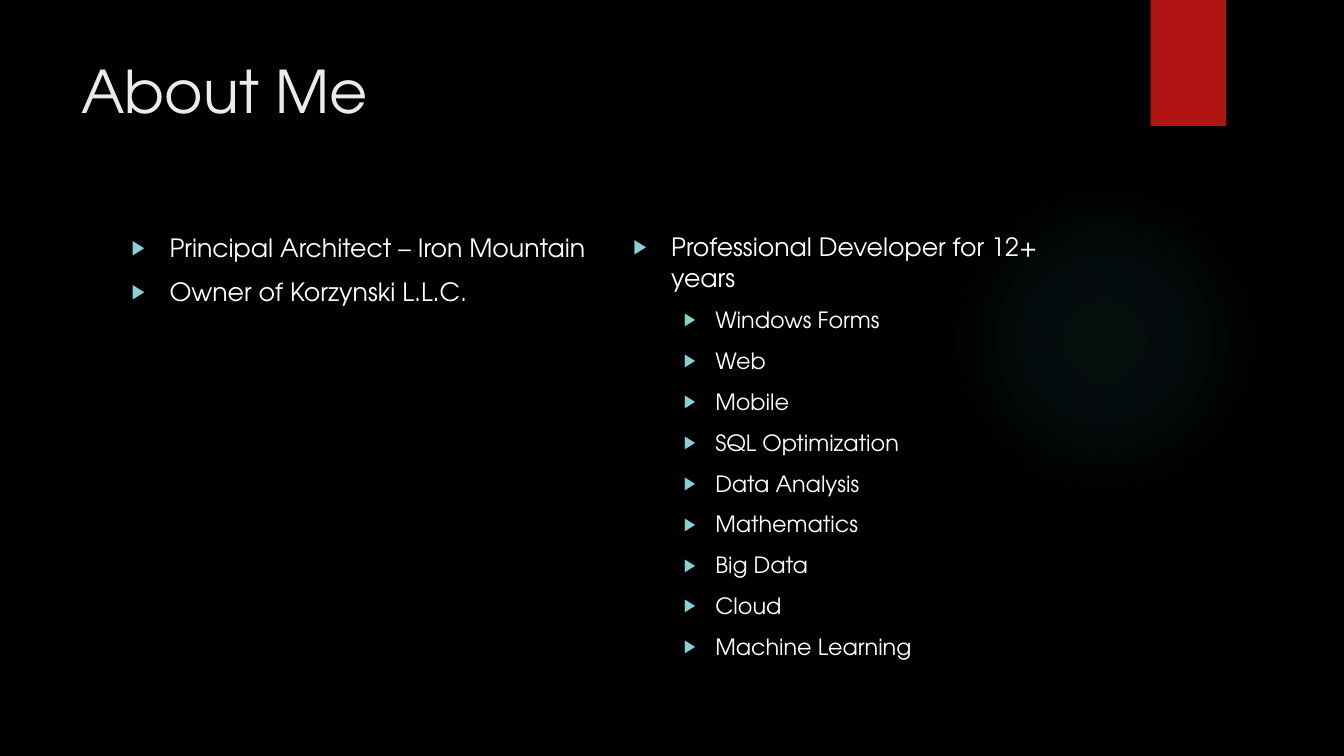
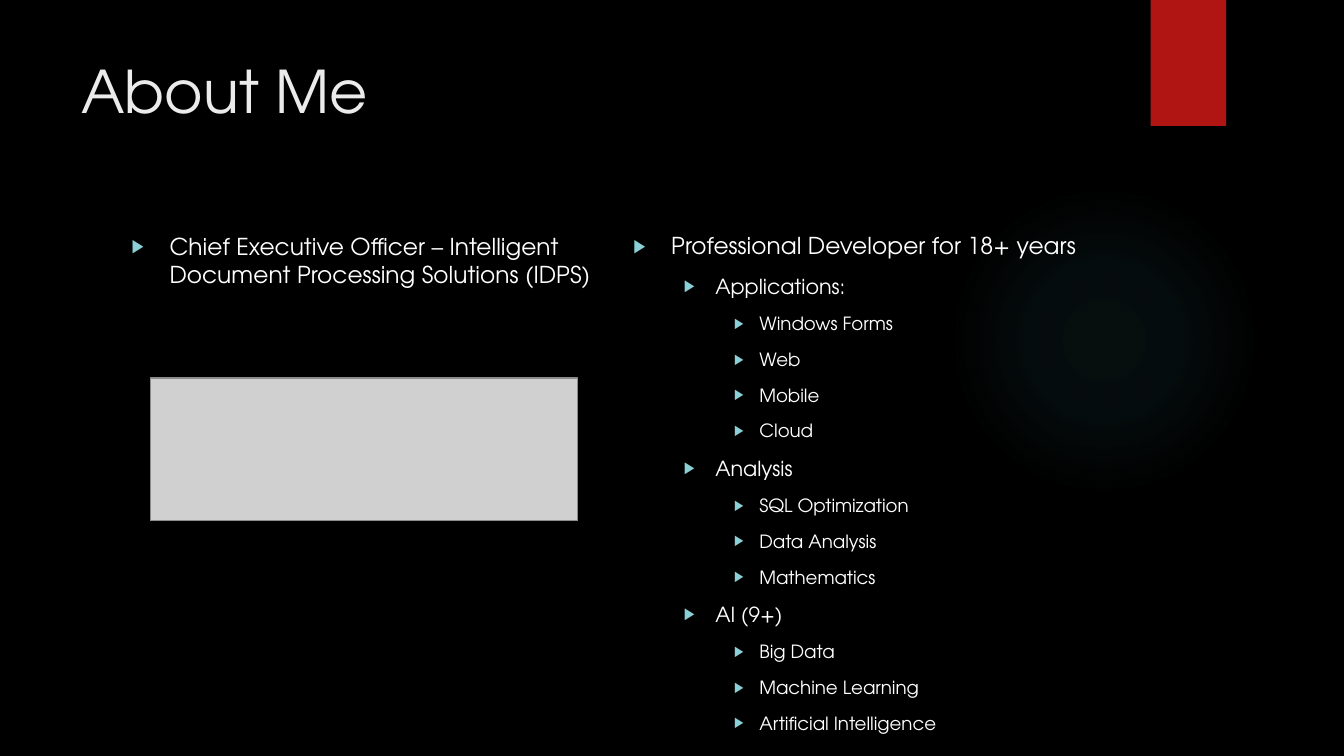
Before and after one commit to korz/ml-in-csharp, a slide deck: slide 2 of Slides.pptx. Drawn at 1344x756 pixels with LibreOffice and Linux fonts; fonts in the diff are those of the drawing; grey boxes stand for pictures; background and template pictures are left out. Boxes give left, top, right and bottom in pixels: in the first picture for what was removed or moved away, otherwise in the second. Text is boxed around its words. In the diff, an @@ line names an element or a change of style, - is before the commit and + after.

```diff
--- a/Slides.pptx
+++ b/Slides.pptx
@@ text at [170,237,590,288]: text changed; size 18 to 16.6 pt @@
-▶ Principal Architect – Iron Mountain
-▶ Owner of Korzynski L.L.C.
+▶ Chief Executive Officer – Intelligent Document Processing Solutions (IDPS)
@@ text at [671,236,1076,698]: paragraph added @@
+    ▶ Artificial Intelligence
@@ text at [671,236,1076,298]: text changed; size 18 to 16.6 pt @@
-▶ Professional Developer for 12+ years
+▶ Professional Developer for 18+ years
+  ▶ Applications:
@@ text at [759,316,919,698]: size 16 to 12.9 pt in "Windows Forms", "Web", "Mobile", "SQL Optimization" and 4 more places; list level 2 to 3 in "Windows Forms"; list level 2 to 3 in "Web"; list level 2 to 3 in "Mobile"; list level 2 to 3 in "SQL Optimization"; list level 2 to 3 in "Data Analysis"; list level 2 to 3 in "Mathematics"; list level 2 to 3 in "Big Data"; list level 2 to 3 in "Machine Learning" @@
@@ picture added at [150,378,578,521] @@
@@ text at [715,423,813,480]: paragraphs added @@
+    ▶ Cloud
+  ▶ Analysis
@@ text at [715,597,781,615]: paragraph removed @@
-  ▶ Cloud
@@ text at [715,606,783,627]: paragraph added @@
+  ▶ AI (9+)
```
Also in this commit, not shown: 18 other slides changed, 16 slides added, 9 slides removed, 4 other files.
